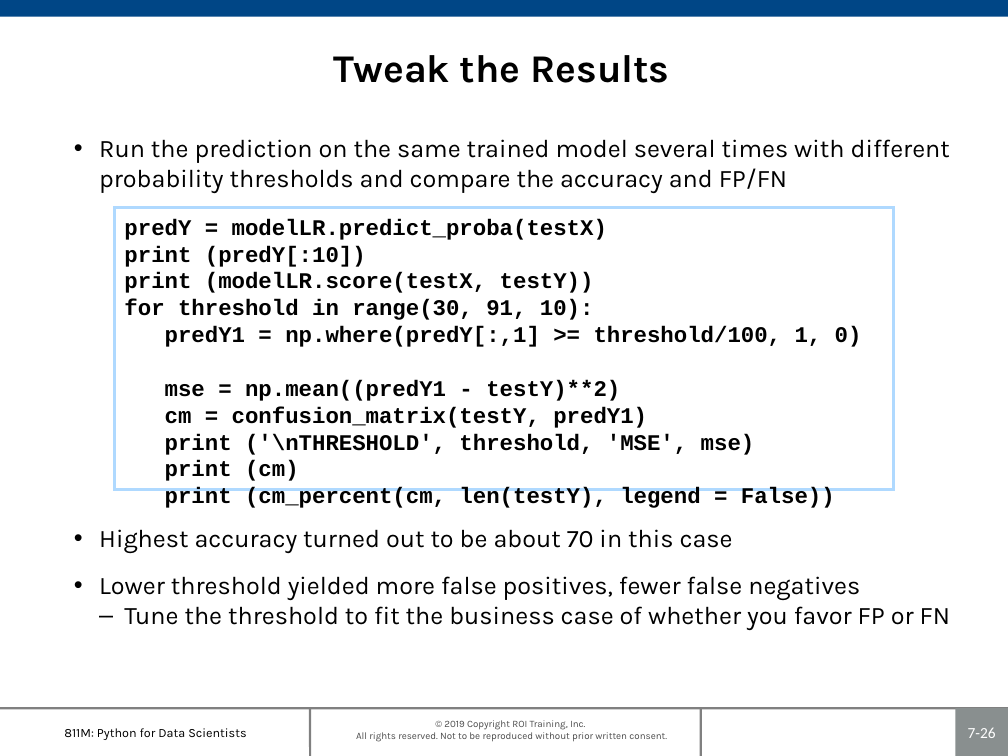
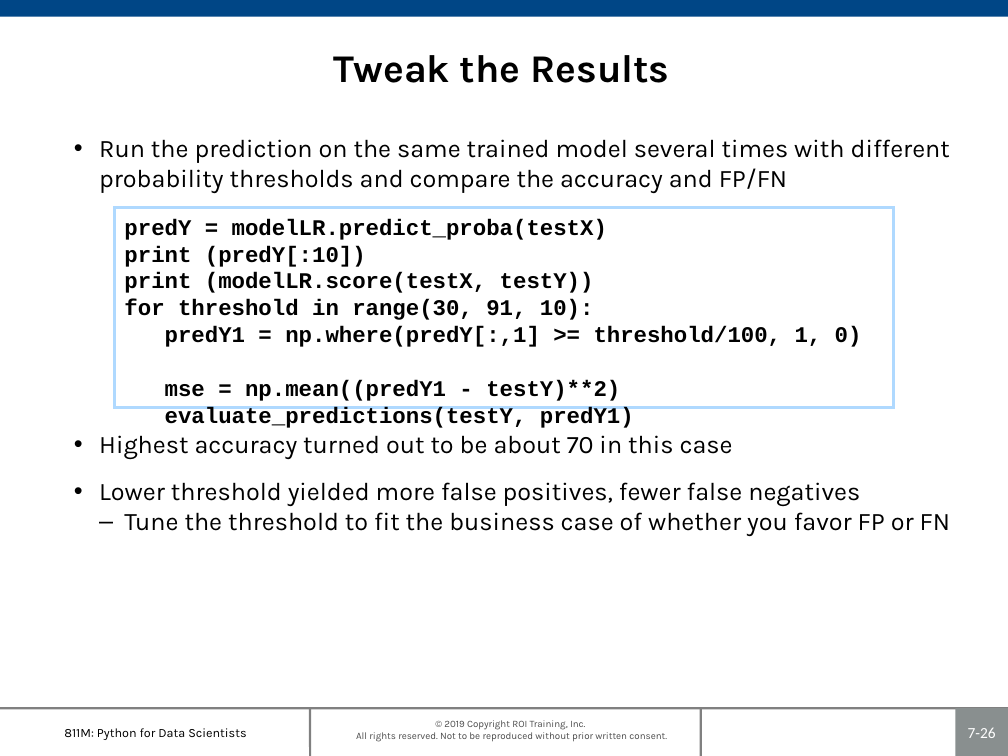
Before and after one commit to roitraining/PythonProgram, a slide deck: slide 26 of Day7-ClassificationAnalysis/Ch07-ClassificationModels.pptx. Drawn at 1008x756 pixels with LibreOffice and Linux fonts; fonts in the diff are those of the drawing; background and template pictures are left out. Boxes give left, top, right and bottom in pixels: in the first picture for what was removed or moved away, otherwise in the second. Text is boxed around its words. In the diff, an @@ line names an element or a change of style, - is before the commit and + after.

```diff
--- a/Day7-ClassificationAnalysis/Ch07-ClassificationModels.pptx
+++ b/Day7-ClassificationAnalysis/Ch07-ClassificationModels.pptx
@@ text "Run the prediction on the ..." rewrapped from bbox=[99, 139, 950, 630] to bbox=[99, 139, 950, 536] @@
@@ rectangle "predY = modelLR.predict_proba(testX)": place and size @@
-rectangle "predY = modelLR.predict_proba(testX)" at bbox=[115, 208, 894, 489]
+rectangle "predY = modelLR.predict_proba(testX)" at bbox=[115, 208, 894, 408]
@@ text in rectangle at bbox=[165, 407, 634, 428]: text changed @@
-cm = confusion_matrix(testY, predY1)
-print ('\nTHRESHOLD', threshold, 'MSE', mse)
-print (cm)
-print (cm_percent(cm, len(testY), legend = False))
+evaluate_predictions(testY, predY1)
```
Also in this commit, not shown: 6 other slides changed.
